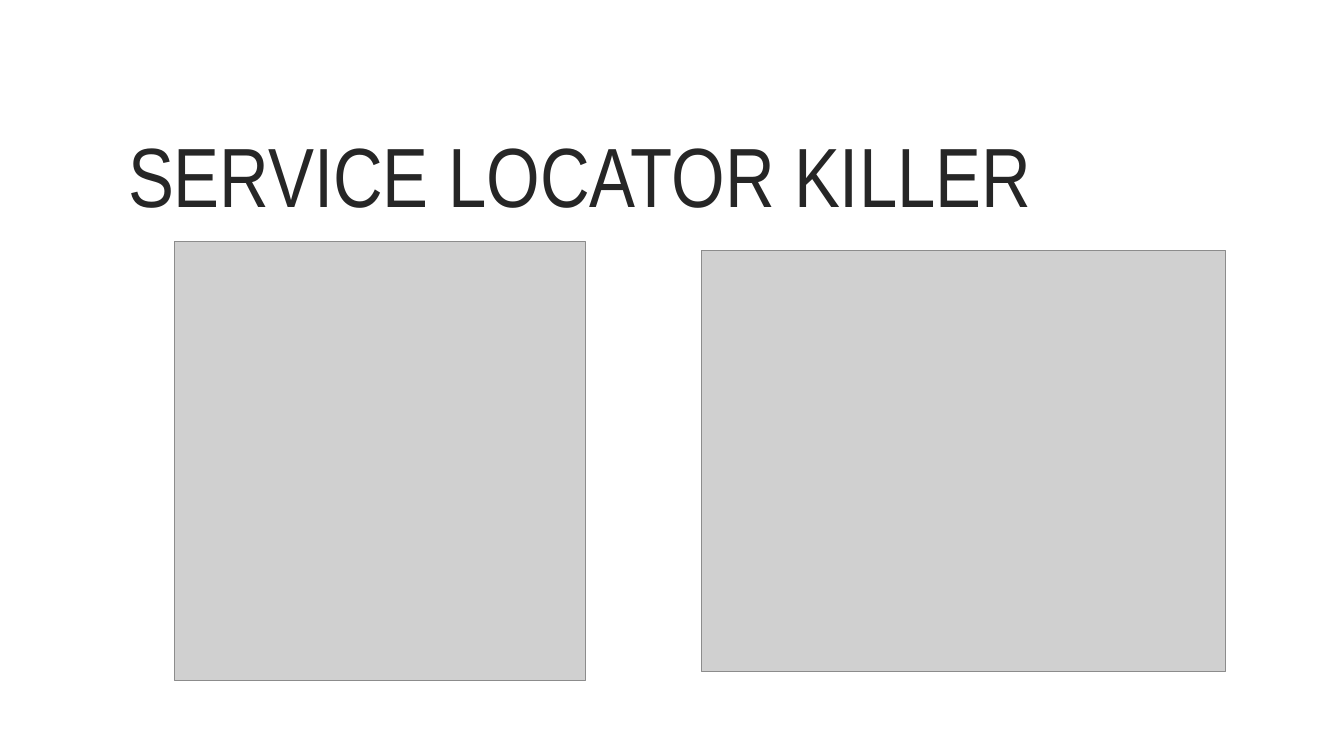
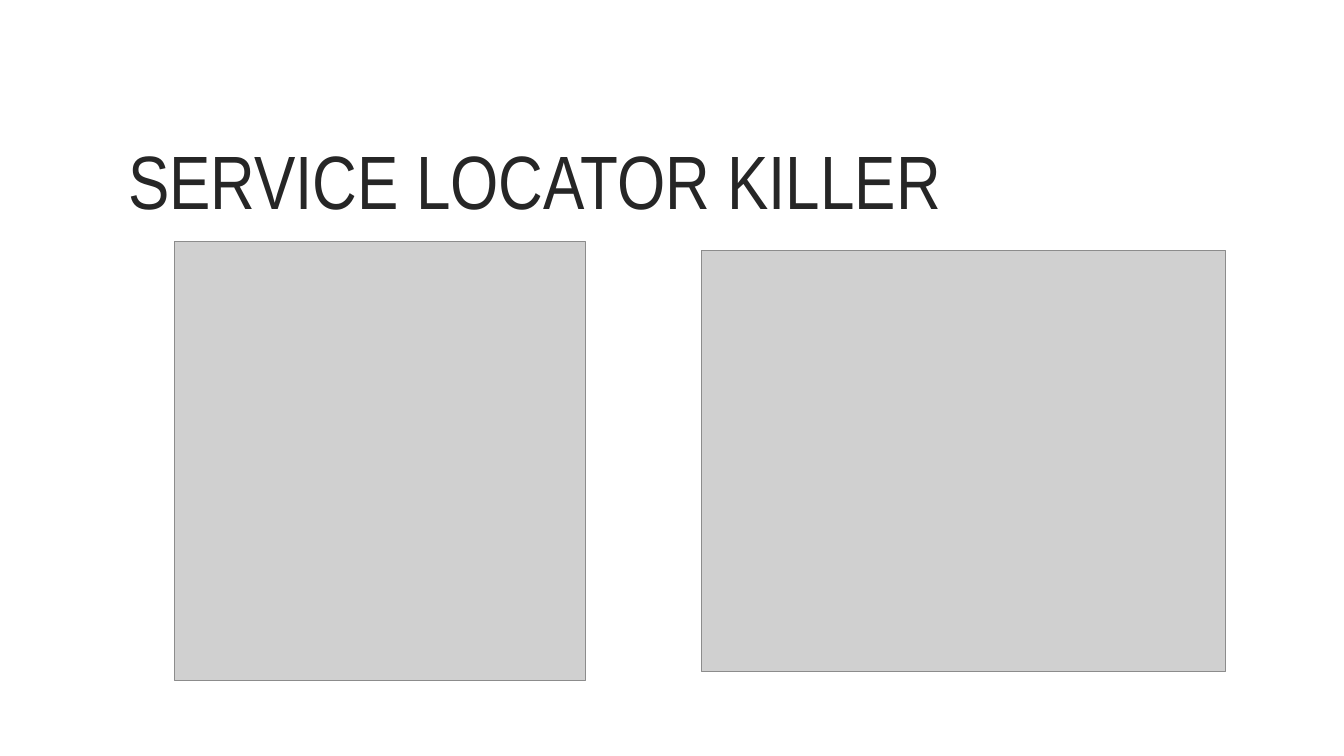
Before and after one commit to kugushev/presentations, a slide deck: slide 5 of P.pptx. Drawn at 1344x756 pixels with LibreOffice and Linux fonts; fonts in the diff are those of the drawing; grey boxes stand for pictures; background and template pictures are left out. Boxes give left, top, right and bottom in pixels: in the first picture for what was removed or moved away, otherwise in the second. Text is boxed around its words. In the diff, an @@ line names an element or a change of style, - is before the commit and + after.

```diff
--- a/P.pptx
+++ b/P.pptx
@@ title "SERVICE LOCATOR KILLER" at bbox=[128, 156, 940, 210]: size 60 to 54 pt @@
```
Also in this commit, not shown: 18 other slides changed, 4 other files.
